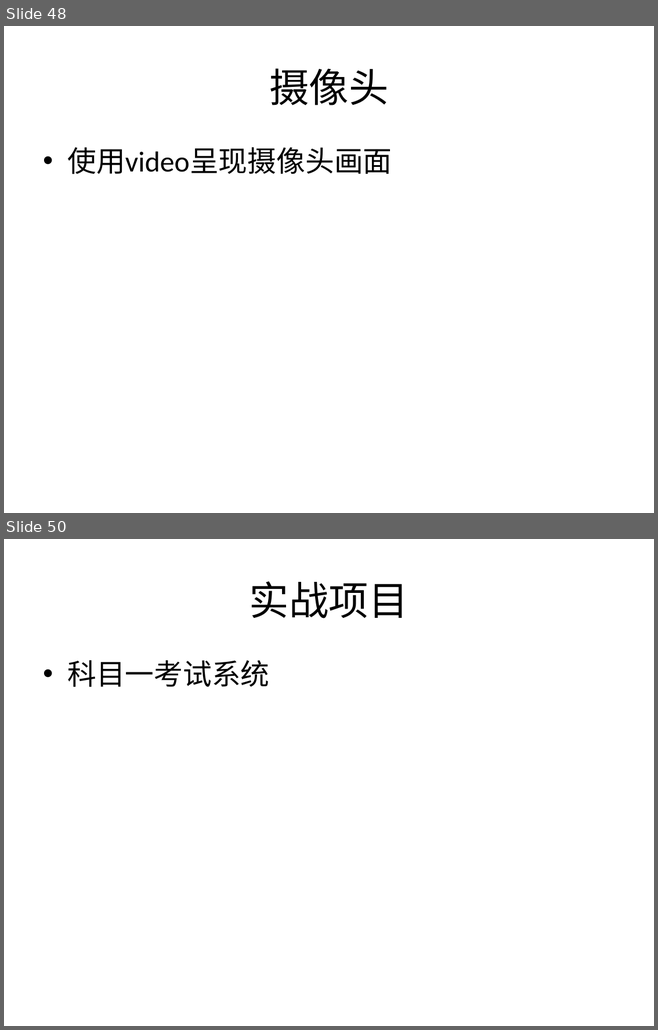
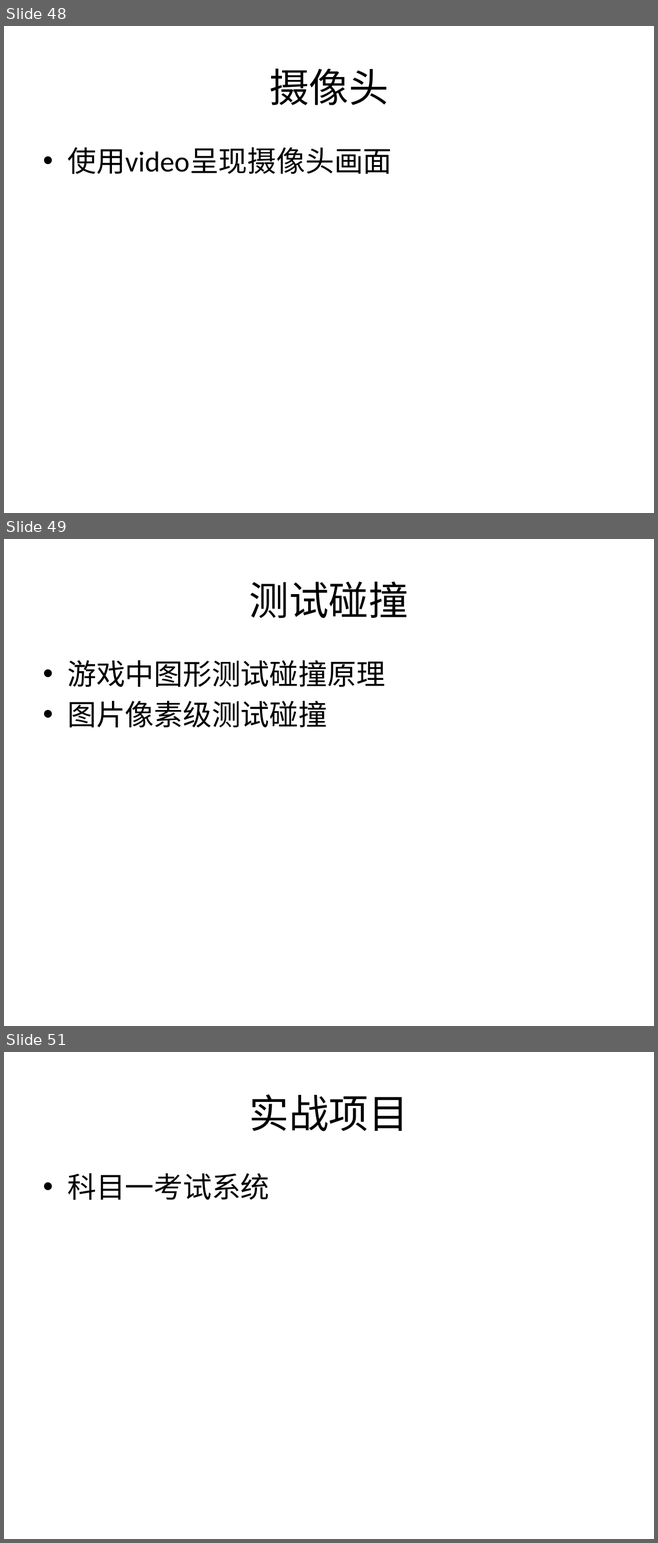
Before and after one commit to plter/HTML5Course20160612, a slide deck: Web前端教学记录.pptx. Shown one above the other, each under a label of ours: slides 48 and 50 before the commit, slides 48, 49 and 51 after it; the slides between them are not shown. The pictures are 658x1030 and 658x1543 pixels, drawn with LibreOffice and Linux fonts; fonts in the diff are those of the drawing. Boxes give left, top, right and bottom in pixels: in the first picture for what was removed or moved away, otherwise in the second. Text is boxed around its words. In the diff, an @@ line names an element or a change of style, - is before the commit and + after.

```diff
--- a/Web前端教学记录.pptx
+++ b/Web前端教学记录.pptx
@@ slide 49 added at <box>4,539,654,1026</box>, background #FFFFFF @@
@@ title added at <box>249,581,408,618</box>, 44 pt, text #000000 @@
+测试碰撞
@@ text added at <box>67,660,385,727</box>, 32 pt, text #000000 @@
+• 游戏中图形测试碰撞原理
+• 图片像素级测试碰撞
@@ what was slide 50 is now slide 51 @@
```
Also in this commit, not shown: 1 slide changed, 1 other file.
